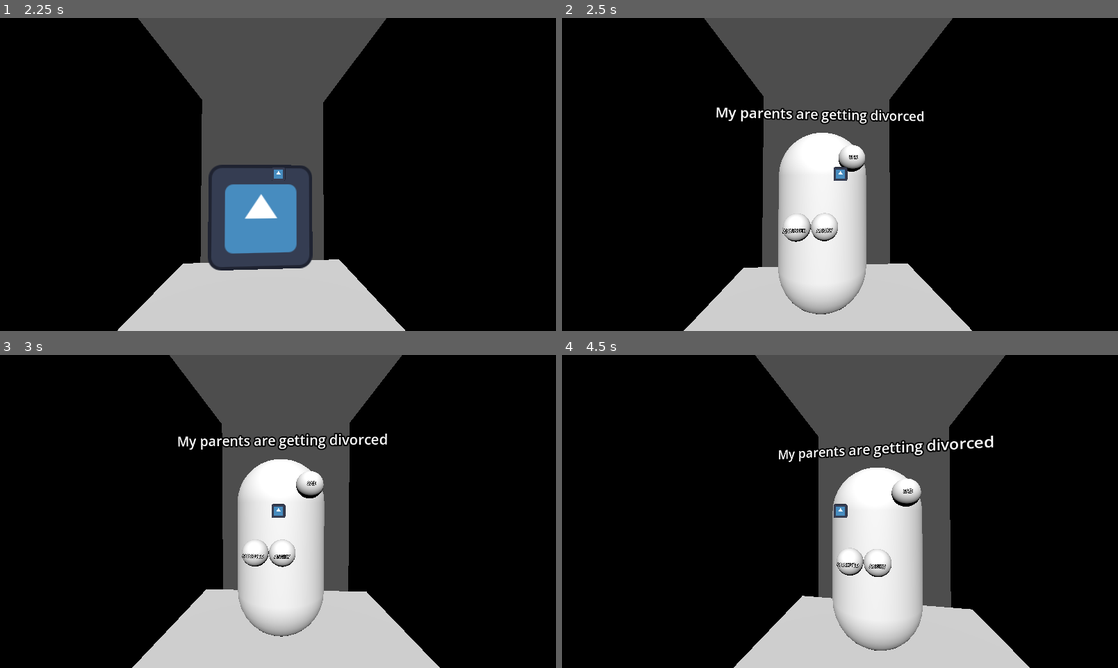
Above: before the commit, frames 1-4 (two rows, left to right).
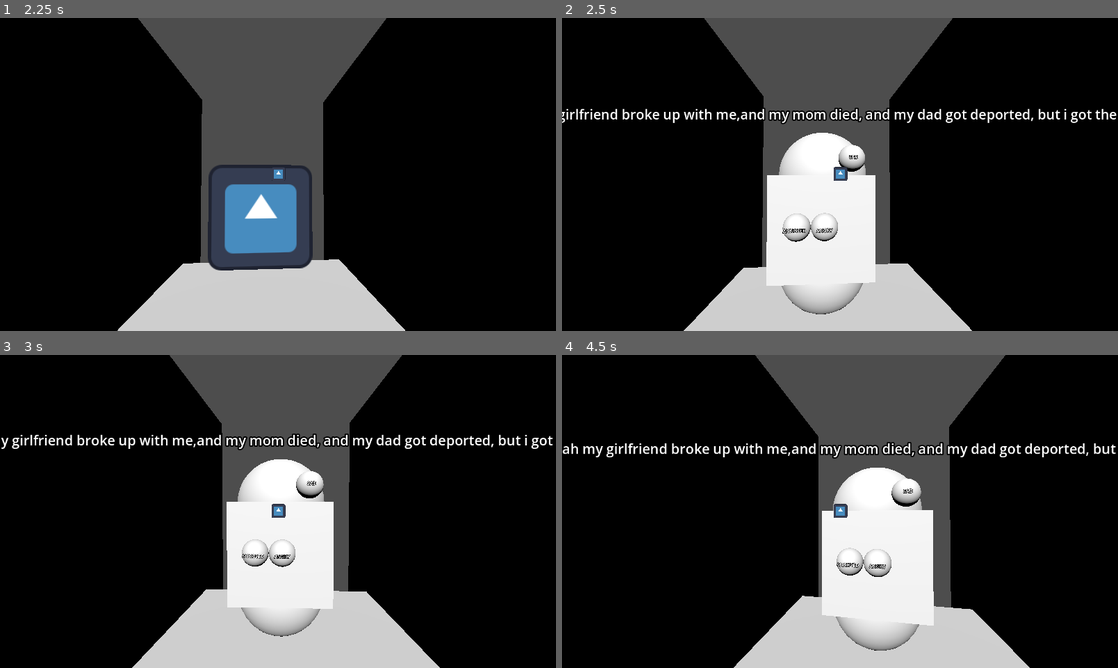
Above: after the commit, the same moments.

Repository: James-Perdue/global-jam26
Game: Godot game, scene res://levels/root_level.tscn
The game is run twice, just before and just after one commit, with the same random seed, the same clock (stepped at 60 frames per second) and the same inputs. The engine's default icon, where the game draws it, is replaced by a stand-in: a white triangle on a blue panel in a dark square.
Inputs (mouse positions are in pixels of both pictures, inside the frame that each line leads up to):
- Up to frame 1 (2.25 s): move the mouse to (305, 174) at 0.52 s; press the mouse at (305, 174) at 0.53 s; hold W (move_forward) from 0.53 s (still down); move the mouse to (250, 174) at 1.27 s; release the mouse at (250, 174) at 1.28 s; click (250, 174) at 1.35 s; move the mouse to (289, 168) at 2.02 s; press the mouse at (289, 168) at 2.03 s
- Up to frame 2 (2.5 s): keep holding W (move_forward)
- Up to frame 3 (3 s): keep holding W (move_forward); tap Enter at 2.75 s; move the mouse to (272, 517) at 2.77 s; release the mouse at (272, 517) at 2.78 s; click (272, 517) at 2.85 s
- Up to frame 4 (4.5 s): keep holding W (move_forward); tap Space at 3.5 s; move the mouse to (878, 514) at 3.52 s; press the mouse at (878, 514) at 3.53 s; tap Enter at 4.25 s; move the mouse to (795, 508) at 4.27 s; release the mouse at (795, 508) at 4.28 s; click (795, 508) at 4.35 s

Frame 1 is identical in both runs. In frame 2, 4.8% of the frame differs, in the area x 0-100%, y 28-86%; in frame 3, 4.8%; in frame 4, 5.2%, in the area x 0-100%, y 25-87%.

Commit message:
added person mesh to enemy

Diff:
--- a/data/emotion_messages.json
+++ b/data/emotion_messages.json
@@ -8,6 +8,11 @@
 		{
 			"audio_key": "happy_2",
 			"message": "I'm going to a festival soon isn't that cool!",
+			"emotions": ["HAPPY"]
+		},
+		{
+			"audio_key": "happy_3",
+			"message": "They're dropping the charges against me!",
 			"emotions": ["HAPPY"]
 		},
 		{
@@ -49,6 +54,21 @@
 			"audio_key": "annoyed_2",
 			"message": "Dude, they're out of fireball? F%&@!",
 			"emotions": ["ANNOYED"]
+		},
+		{
+			"audio_key": "annoyed_3",
+			"message": "The music sucks, we should put someone else on aux",
+			"emotions": ["ANNOYED"]
+		},
+		{
+			"audio_key": "ant_man",
+			"message": "Yeah my girlfriend broke up with me,and my mom died, and my dad got deported, but i got the van!",
+			"emotions": ["SAD","SAD","SAD","HAPPY"]
+		},
+		{
+			"audio_key": "weed_guy",
+			"message": "Melissa was really getting on my nerves, but I can smoke now without inturruptions",
+			"emotions": ["ANNOYED","HAPPY"]
 		}
 	]
 }
--- a/enemy/enemy.gd
+++ b/enemy/enemy.gd
@@ -5,13 +5,16 @@
 @export var max_active_masks: int = 3
 
 var emotion_targets: Array[EmotionMessage] = []
-var targeting_index: int = 0
+var targeting_message_index: int = 0
+var targeting_emotion_index: int = 0
 
 @onready var masks: Array[Mask] = [$MaskSocket1/Mask, $MaskSocket2/Mask, $MaskSocket3/Mask,
  $MaskSocket4/Mask, $MaskSocket5/Mask, $MaskSocket6/Mask,
  $MaskSocket7/Mask, $MaskSocket8/Mask, $MaskSocket9/Mask]
 
 @onready var emotion_message_label: Label3D = %EmotionMessage
+@onready var person: MeshInstance3D = $PersonMesh
+
 func _ready() -> void:
 	emotion_message_label.text = ""
 	hide()
@@ -47,6 +50,7 @@
 		var emotion: Enums.Emotion = Enums.Emotion.values().filter(func(e: Enums.Emotion): return not e in chosen_emotions).pick_random()
 		# TODO: handle multiple emotions in one message
 		if(active_masks == 0):
+			# TODO: more emotions
 			emotion = emotion_targets[0].emotions[0]
 		chosen_emotions.append(emotion)
 		mask.set_emotion(emotion)
@@ -58,16 +62,16 @@
 
 func _on_mask_hit(mask: Mask) -> void:
 	# TODO: handle multiple emotions in one message
-	if mask.emotion != emotion_targets[targeting_index].emotions[0]:
-		print("Emotion Incorrect: ", mask.emotion, " Expected: ", emotion_targets[targeting_index])
+	if mask.emotion != emotion_targets[targeting_message_index].emotions[0]:
+		print("Emotion Incorrect: ", mask.emotion, " Expected: ", emotion_targets[targeting_message_index])
 		SignalBus.wrong_mask.emit(mask)
 		return
 	print("Emotion Correct: ", mask.emotion)
-	targeting_index += 1
-	if targeting_index >= emotion_targets.size():
+	targeting_message_index += 1
+	if targeting_message_index >= emotion_targets.size():
 		end_encounter()
 	else:
-		emotion_message_label.text = emotion_targets[targeting_index].message
+		emotion_message_label.text = emotion_targets[targeting_message_index].message
 		_clear_masks()
 		_enable_masks()
 
--- a/enemy/enemy.tscn
+++ b/enemy/enemy.tscn
@@ -6,6 +6,8 @@
 [sub_resource type="CapsuleShape3D" id="CapsuleShape3D_scxef"]
 
 [sub_resource type="CapsuleMesh" id="CapsuleMesh_ofsxj"]
+
+[sub_resource type="BoxMesh" id="BoxMesh_ofsxj"]
 
 [node name="Enemy" type="CharacterBody3D" unique_id=2005698740]
 script = ExtResource("1_2mvqj")
@@ -73,4 +75,10 @@
 [node name="EmotionMessage" type="Label3D" parent="." unique_id=1178853147]
 unique_name_in_owner = true
 transform = Transform3D(1, 0, 0, 0, 1, 0, 0, 0, 1, 0, 1.2320577, 0)
+billboard = 1
+no_depth_test = true
+render_priority = 1
 text = "HI THERE FRIEND"
+
+[node name="PersonMesh" type="MeshInstance3D" parent="." unique_id=793638429]
+mesh = SubResource("BoxMesh_ofsxj")
